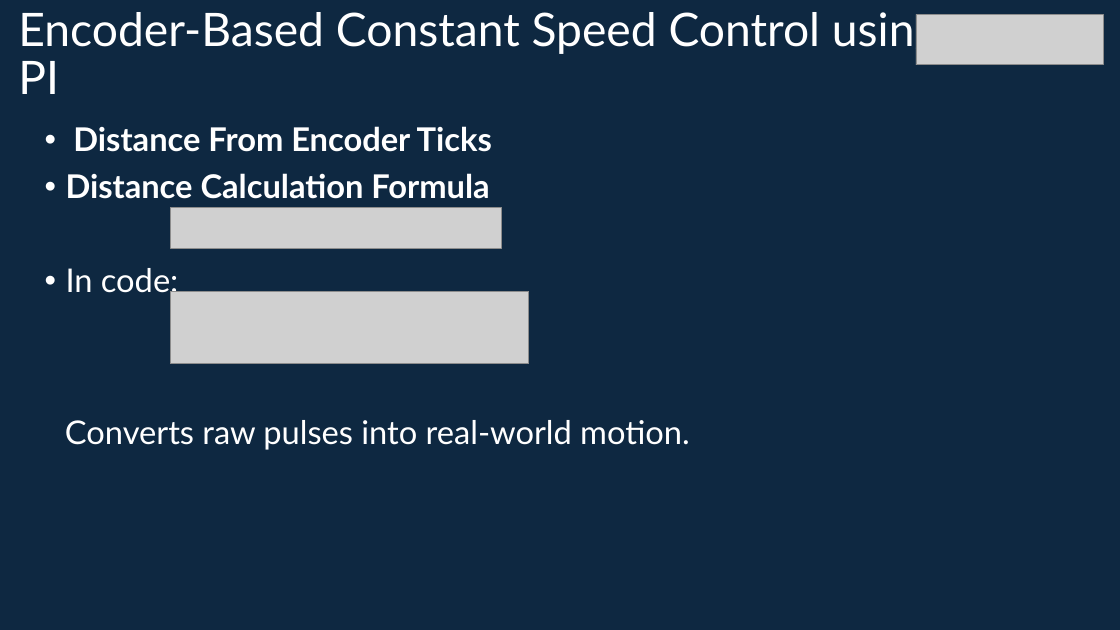
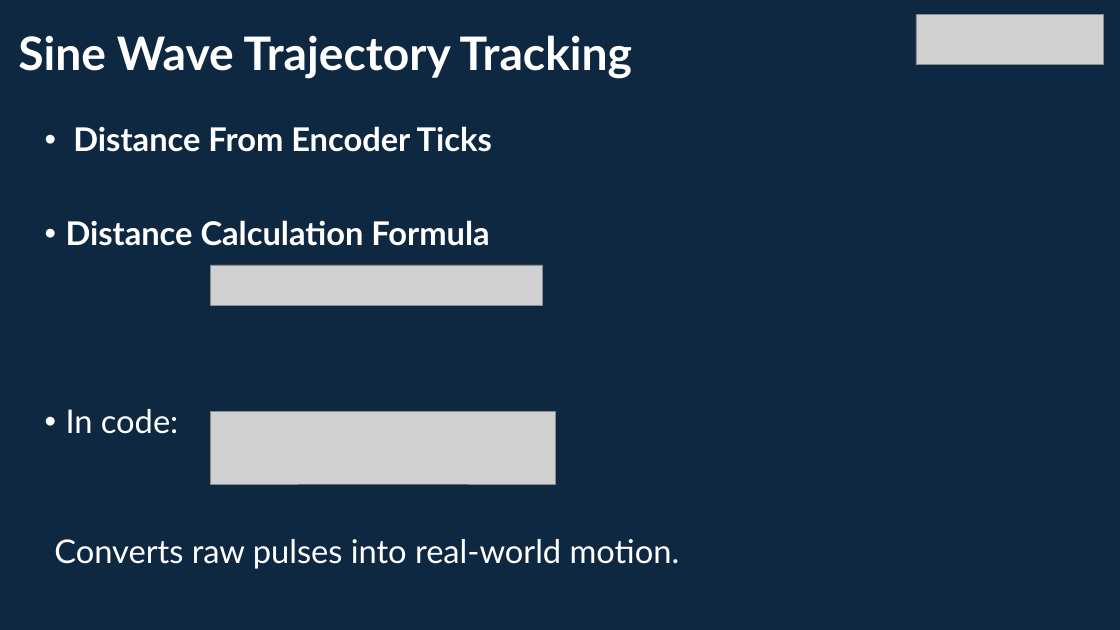
Before and after one commit to info-zas/zas-robotics-car-3-encoders-imu-gps, a slide deck: slide 12 of 01_FoundationProjects/10_Car-3_Sine_Trajectory/10_Car-3_Sine_Trajectory.pptx (slide 11 before the commit). Drawn at 1120x630 pixels with LibreOffice and Linux fonts; fonts in the diff are those of the drawing; grey boxes stand for pictures. Boxes give left, top, right and bottom in pixels: in the first picture for what was removed or moved away, otherwise in the second. Text is boxed around its words. In the diff, an @@ line names an element or a change of style, - is before the commit and + after.

```diff
--- a/01_FoundationProjects/10_Car-3_Sine_Trajectory/10_Car-3_Sine_Trajectory.pptx
+++ b/01_FoundationProjects/10_Car-3_Sine_Trajectory/10_Car-3_Sine_Trajectory.pptx
@@ title at [18,35,633,79]: text changed; bold on @@
-Encoder-Based Constant Speed Control using PI
+Sine Wave Trajectory Tracking
@@ text "Distance From Encoder Ticks" rewrapped from [66,126,492,298] to [66,126,492,434] @@
@@ picture: place and size @@
-picture at [170,208,502,248]
+picture at [211,265,543,305]
@@ picture: place and size @@
-picture at [170,292,528,364]
+picture at [211,412,555,484]
@@ text "Converts raw pulses into real-world ...": place and size @@
-text "Converts raw pulses into real-world ..." at [65,420,690,450]
+text "Converts raw pulses into real-world ..." at [54,539,680,569]
```
Also in this commit, not shown: 18 other slides changed, 1 slide added, 1 slide removed.
